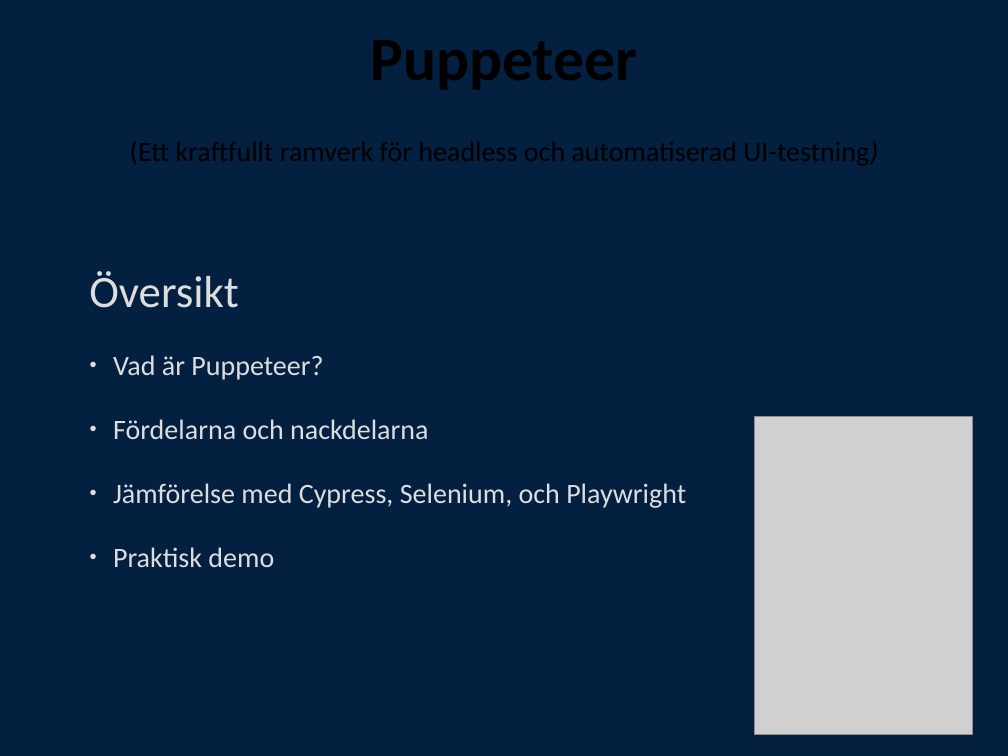
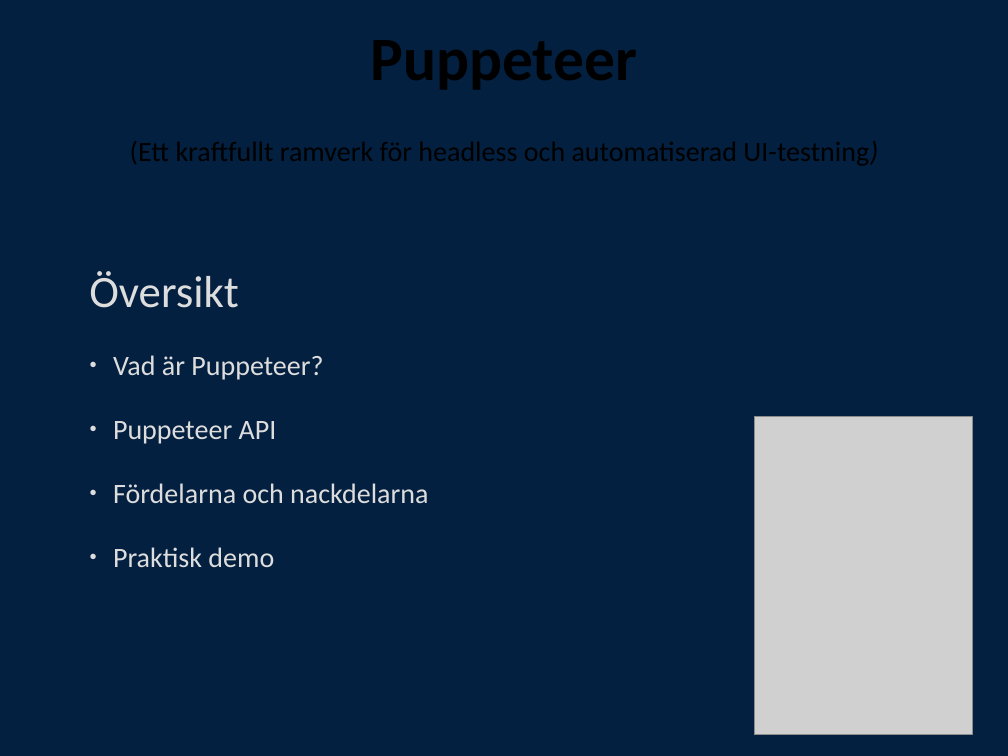
Before and after one commit to dev-alvandi/test-av-it-home-exam-puppeteer, a slide deck: slide 1 of Puppeteer_Presentation.odp. Drawn at 1008x756 pixels with LibreOffice and Linux fonts; fonts in the diff are those of the drawing; grey boxes stand for pictures. Boxes give left, top, right and bottom in pixels: in the first picture for what was removed or moved away, otherwise in the second. Text is boxed around its words. In the diff, an @@ line names an element or a change of style, - is before the commit and + after.

```diff
--- a/Puppeteer_Presentation.odp
+++ b/Puppeteer_Presentation.odp
@@ text at box(113, 421, 277, 444): paragraph added @@
+● Puppeteer API
@@ text at box(113, 483, 686, 508): paragraph removed @@
-● Jämförelse med Cypress, Selenium, och Playwright
```
Also in this commit, not shown: 5 other slides changed, 1 slide removed, 2 other files.
